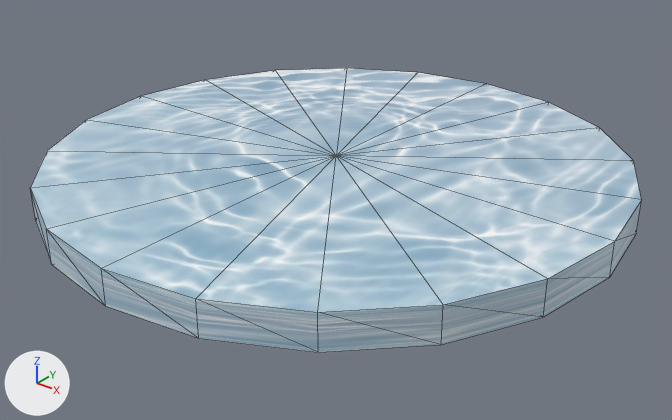
The FBX model asset/model/water.fbx as it was, and as the next commit left it.
One viewpoint serves both versions: a 50 mm camera at (0.01814, -0.01954, 0.00888) aimed at (0.00282, -0.00039, -0.003). Lighting does not change. The marker at lower left points along +X, +Y and +Z. The older version comes first. Mesh edges are drawn as thin lines. Where no turn or scale is listed for an object, it has been applied to the vertices.
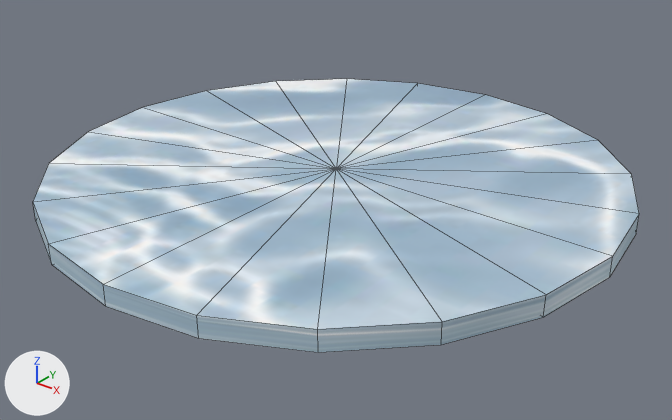
The newer file is also rescaled (x2.94), turned or shifted as a whole; pictures and numbers use the older file's frame.

Edits to the bpy script that builds the scene:
```text
Change me_mesh:
    used by ob_pcylinder1; location = (0.00252, 0.0, -0.00198)
    remove me_mesh.from_pydata(...)  # 42 vertices, 80 faces; spans x -0.0085..0.0085, y -0.0085..0.0085, z -0.0005..0.0005
    add me_mesh.from_pydata(...)  # 42 vertices, 60 faces; spans x -0.0085..0.0085, y -0.0085..0.0085, z -0.0005..0.0001
    me_mesh part 1
    40 faces are deleted
    21 vertices in x -0.0085..0.0085, y -0.0085..0.0085, z 0.0005 move by (0.0, 0.0, -0.0004)
    20 new faces join them
    me_mesh part 2: 40 kept faces spanning x -0.0085..0.0085, y -0.0085..0.0085, z -0.0005..0.0001 get new texture (UV) coordinates
```

Where the change shows, as pixel boxes [x1, y1, x2, y2] in the pictures (672 x 420 px; the box of a moved part takes in the faces that stretch with it):
'pCylinder1', reshaped: before [31, 68, 642, 352]; after [33, 79, 639, 352]
part 1 of me_mesh, moved or reshaped: before [31, 191, 641, 352]; after [33, 204, 639, 352]
part 2 of me_mesh, surface changed: before [31, 68, 642, 312]; after [33, 79, 639, 329]
